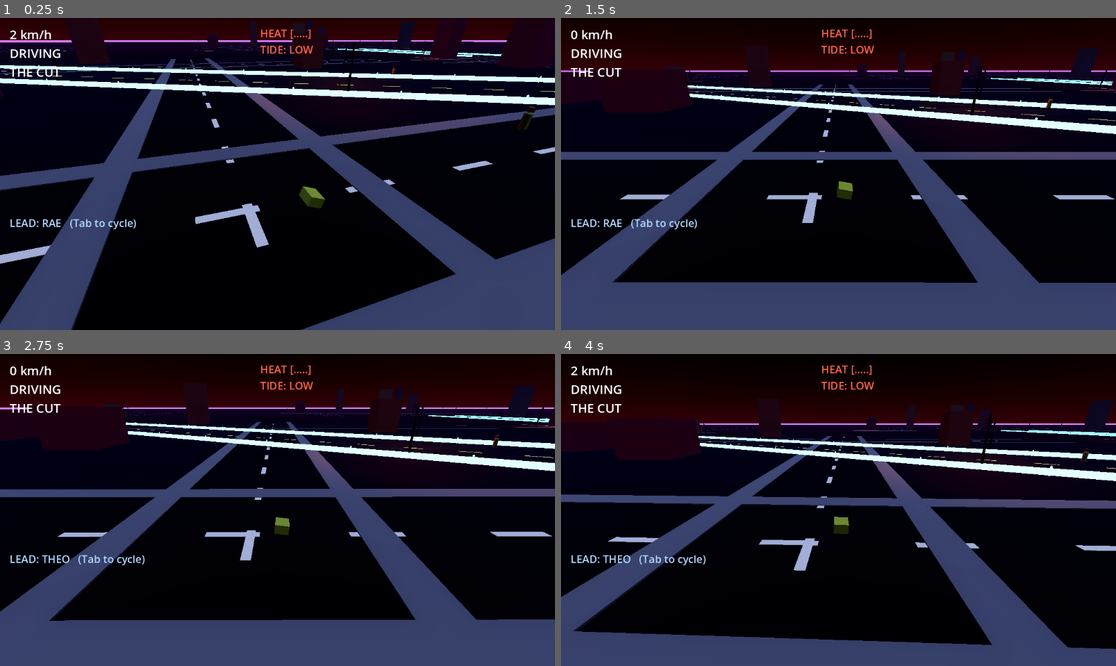
Above: before the commit, frames 1-4 (two rows, left to right).
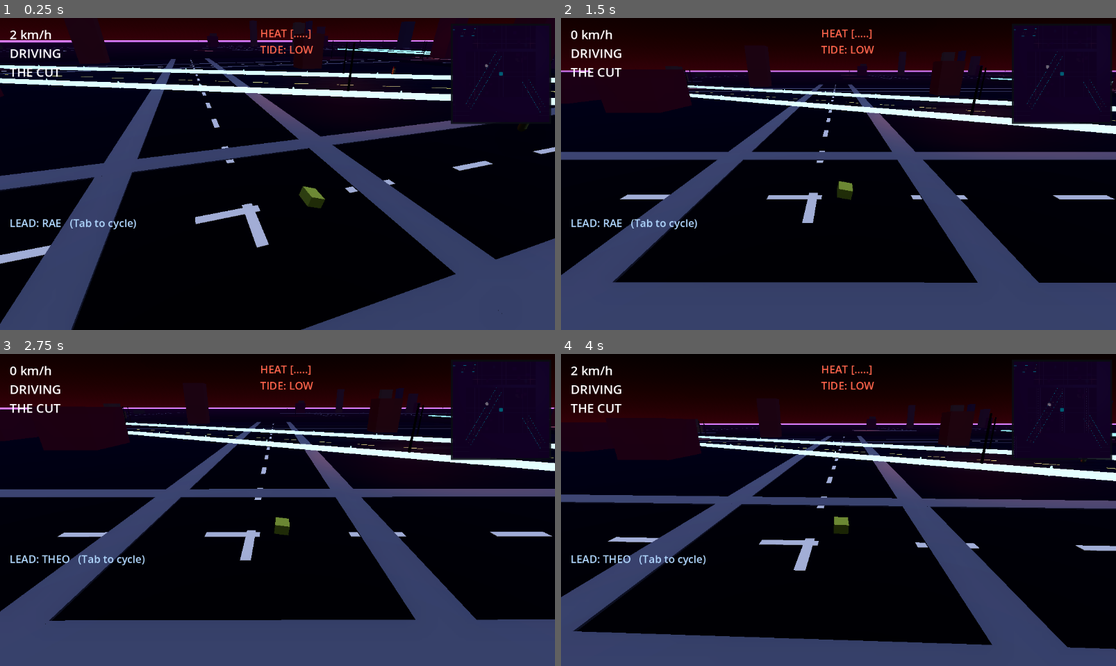
Above: after the commit, the same moments.

Repository: jaimepescht5-svg/Ge-te-Ay
Game: Godot game, scene res://Main.tscn
Same seed, same stepped clock (60 frames per second), same inputs: the game is played once before the commit and once after it.
Inputs:
- Up to frame 1 (0.25 s): no input
- Up to frame 2 (1.5 s): hold D (steer_right) 0.53-1.28 s; hold Shift (run) 0.53-1.28 s; hold S (brake) from 1.28 s (still down); tap F (shoot) at 1.35 s
- Up to frame 3 (2.75 s): release S (brake) at 2.03 s; hold D (steer_right) from 2.03 s (still down); tap Tab (switch_lead) at 2.1 s
- Up to frame 4 (4 s): release D (steer_right) at 2.78 s; hold W (accel) 2.78-3.53 s; tap Shift (run) at 2.85 s; hold A (steer_left) from 3.53 s (still down); tap F (shoot) at 3.6 s

The runs differ from the first frame. In frame 1, 1.9% of the frame differs, in the area x 81-100%, y 2-35%; in frame 2, 3.1%; in frame 3, 3.1%; in frame 4, 3.8%.

Commit message:
feat: minimap (top-down SubViewport, HUD panel, player/police/traffic dots, mission blip stub)
Co-Authored-By: Claude Sonnet 4.6 <noreply@anthropic.com>
Claude-Session: https://claude.ai/code/session_01HPYJRFLhoG3ztUohMaskrx

Diff:
--- a/prototype/neon-delta-slice/scripts/main.gd
+++ b/prototype/neon-delta-slice/scripts/main.gd
@@ -167,6 +167,12 @@
 var hud_right: Label
 var hud_bottom: Label
 
+# minimap
+var minimap_vp: SubViewport
+var minimap_cam: Camera3D
+var minimap_dots: Dictionary = {}   # role -> Array[MeshInstance3D]
+var mission_blips: Array = []        # {pos: Vector2, mesh: MeshInstance3D}
+
 # telemetry / selfcheck
 var distance := 0.0
 var prev_pos := Vector2.ZERO
@@ -201,6 +207,7 @@
 	_build_hud()
 	_build_traffic()
 	_build_peds()
+	_build_minimap()
 
 	bot = WaypointBot.new(WP)
 	in_car = true
@@ -801,6 +808,8 @@
 	cam = Camera3D.new()
 	cam.fov = 65
 	cam.position = spawn_pos + Vector3(0, 8, 14)
+	# main view sees everything except the minimap-only dot layer (layer 2)
+	cam.cull_mask = 0xFFFFF & ~(1 << (MM_LAYER - 1))
 	add_child(cam)  # child of root, NOT the car
 	cam.look_at(spawn_pos, Vector3.UP)
 
@@ -821,6 +830,105 @@
 	hud_bottom.add_theme_font_size_override("font_size", 22)
 	hud_bottom.add_theme_color_override("font_color", Color(0.7, 0.85, 1.0))
 	layer.add_child(hud_bottom)
+
+# ----------------------------------------------------------------- minimap
+# A top-down orthographic SubViewport sharing the main World3D, shown in a small
+# panel top-right. Coloured marker dots (player/police/traffic) live above the
+# scene and are only visible to the overhead minimap camera via render layers.
+# Render-only: skipped entirely in headless CI.
+const MM_SIZE := 200          # panel px
+const MM_ORTHO := 320.0       # world metres across the minimap view
+const MM_LAYER := 2           # render layer reserved for minimap-only dots
+
+func _build_minimap() -> void:
+	if headless:
+		return
+	var layer := CanvasLayer.new()
+	add_child(layer)
+	# dark border panel behind the map
+	var border := ColorRect.new()
+	border.color = Color(0.04, 0.05, 0.08, 0.9)
+	border.size = Vector2(MM_SIZE + 8, MM_SIZE + 8)
+	border.position = Vector2(-MM_SIZE - 16, 12)
+	border.anchor_left = 1.0
+	border.anchor_right = 1.0
+	layer.add_child(border)
+
+	minimap_vp = SubViewport.new()
+	minimap_vp.size = Vector2i(MM_SIZE, MM_SIZE)
+	minimap_vp.transparent_bg = false
+	minimap_vp.render_target_update_mode = SubViewport.UPDATE_ALWAYS
+	minimap_vp.world_3d = get_world_3d()   # render the same scene
+	add_child(minimap_vp)
+
+	minimap_cam = Camera3D.new()
+	minimap_cam.projection = Camera3D.PROJECTION_ORTHOGONAL
+	minimap_cam.size = MM_ORTHO
+	minimap_cam.position = Vector3(spawn_pos.x, 600, spawn_pos.z)
+	minimap_cam.rotation_degrees = Vector3(-90, 0, 0)
+	minimap_cam.cull_mask = 0xFFFFF   # see world + the minimap dot layer
+	minimap_vp.add_child(minimap_cam)
+
+	# the panel that displays the viewport texture
+	var tex := TextureRect.new()
+	tex.texture = minimap_vp.get_texture()
+	tex.size = Vector2(MM_SIZE, MM_SIZE)
+	tex.position = Vector2(-MM_SIZE - 12, 16)
+	tex.anchor_left = 1.0
+	tex.anchor_right = 1.0
+	layer.add_child(tex)
+
+	# marker dots — bright, hover above the scene, on the main minimap layer.
+	# The main game camera also sees them but they sit 50m up, harmlessly.
+	minimap_dots["player"] = [_make_dot(Color(0.05, 0.9, 0.95), 7.0)]
+	minimap_dots["police"] = []
+	minimap_dots["traffic"] = []
+
+func _make_dot(c: Color, r: float) -> MeshInstance3D:
+	var m := MeshInstance3D.new()
+	var sm := SphereMesh.new()
+	sm.radius = r
+	sm.height = r * 2.0
+	m.mesh = sm
+	var mat := StandardMaterial3D.new()
+	mat.albedo_color = c
+	mat.emission_enabled = true
+	mat.emission = c
+	mat.emission_energy_multiplier = 4.0
+	mat.shading_mode = BaseMaterial3D.SHADING_MODE_UNSHADED
+	m.material_override = mat
+	m.layers = 1 << (MM_LAYER - 1)   # render layer 2 — main cam is masked off this
+	m.position = Vector3(0, 50, 0)
+	add_child(m)
+	return m
+
+func _ensure_dots(role: String, n: int, c: Color, r: float) -> void:
+	var arr: Array = minimap_dots[role]
+	while arr.size() < n:
+		arr.append(_make_dot(c, r))
+	for i in range(arr.size()):
+		arr[i].visible = i < n
+
+func _update_minimap() -> void:
+	if headless or minimap_cam == null:
+		return
+	var p := _active_pos()
+	minimap_cam.position = Vector3(p.x, 600, p.z)
+	# player dot
+	var pd: MeshInstance3D = minimap_dots["player"][0]
+	pd.position = Vector3(p.x, 55, p.z)
+	# police dots (red)
+	_ensure_dots("police", pursuers.size(), Color(1.0, 0.15, 0.15), 6.0)
+	for i in range(pursuers.size()):
+		var cop = pursuers[i]
+		if is_instance_valid(cop):
+			minimap_dots["police"][i].position = Vector3(cop.global_position.x, 52, cop.global_position.z)
+	# traffic dots (white)
+	_ensure_dots("traffic", civilians.size(), Color(0.95, 0.95, 0.95), 5.0)
+	for i in range(civilians.size()):
+		var cc = civilians[i]["car"]
+		if is_instance_valid(cc):
+			minimap_dots["traffic"][i].position = Vector3(cc.global_position.x, 52, cc.global_position.z)
 
 # ----------------------------------------------------------------- input
 func _setup_input() -> void:
@@ -1414,6 +1522,7 @@
 	_update_camera()
 	_update_hud()
 	_update_police_lights()
+	_update_minimap()
 
 func _update_camera() -> void:
 	if cam == null or not cam.is_inside_tree():
